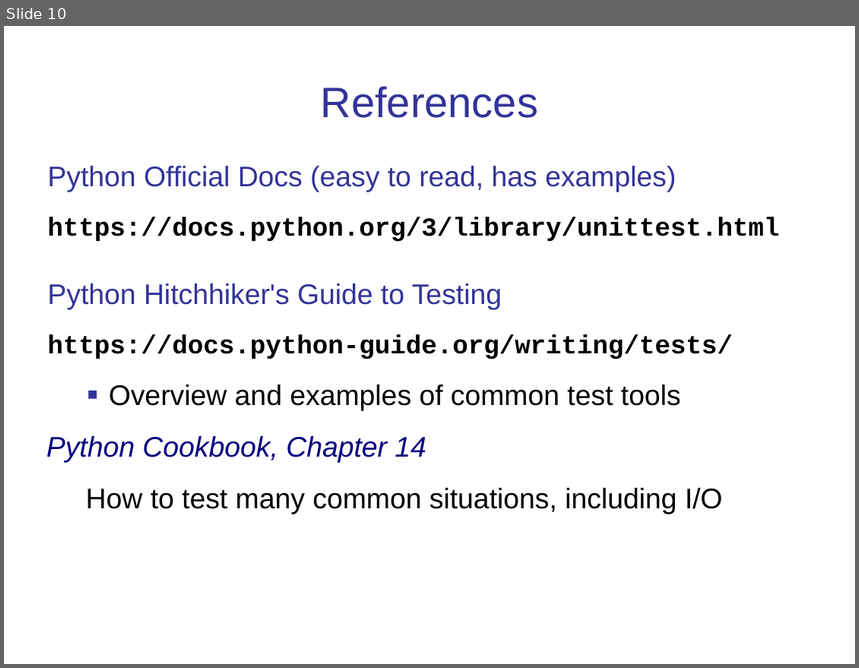
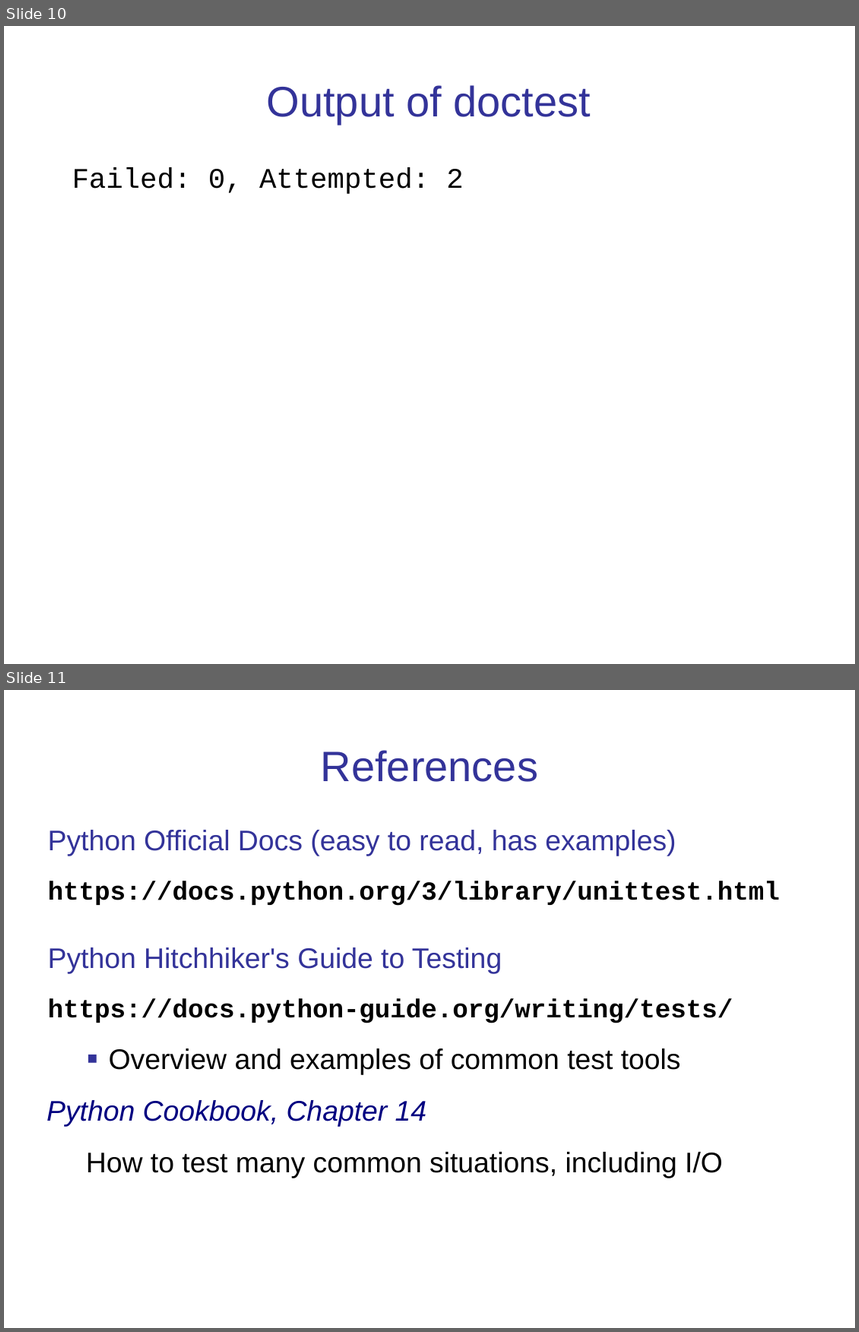
Before and after one commit to cpske/ISP, a slide deck: testing/PythonUnitTest.ppt. Shown one above the other, each under a label of ours: slide 10 before the commit, slides 10 and 11 after it. The pictures are 859x668 and 859x1332 pixels, drawn with LibreOffice and Linux fonts; fonts in the diff are those of the drawing. Boxes give left, top, right and bottom in pixels: in the first picture for what was removed or moved away, otherwise in the second. Text is boxed around its words. In the diff, an @@ line names an element or a change of style, - is before the commit and + after.

```diff
--- a/testing/PythonUnitTest.ppt
+++ b/testing/PythonUnitTest.ppt
@@ slide 10 added at (x1=4, y1=26, x2=855, y2=664), background #FFFFFF @@
@@ title added at (x1=267, y1=85, x2=590, y2=123), 36 pt, text #333399 @@
+Output of doctest
@@ text added at (x1=72, y1=167, x2=463, y2=194), 24 pt, text #000000 @@
+Failed: 0, Attempted: 2
@@ what was slide 10 is now slide 11 @@
```
Also in this commit, not shown: 6 slides changed, 23 other files.
